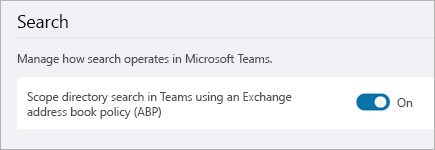
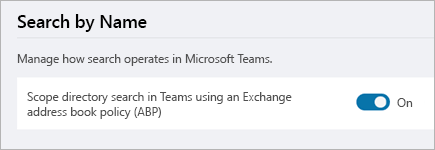
Layered file, before and after one edit (435x150). Changes by layer:
renamed "Search" to "Search by Name", painted on it over bbox(17, 14, 147, 32)
